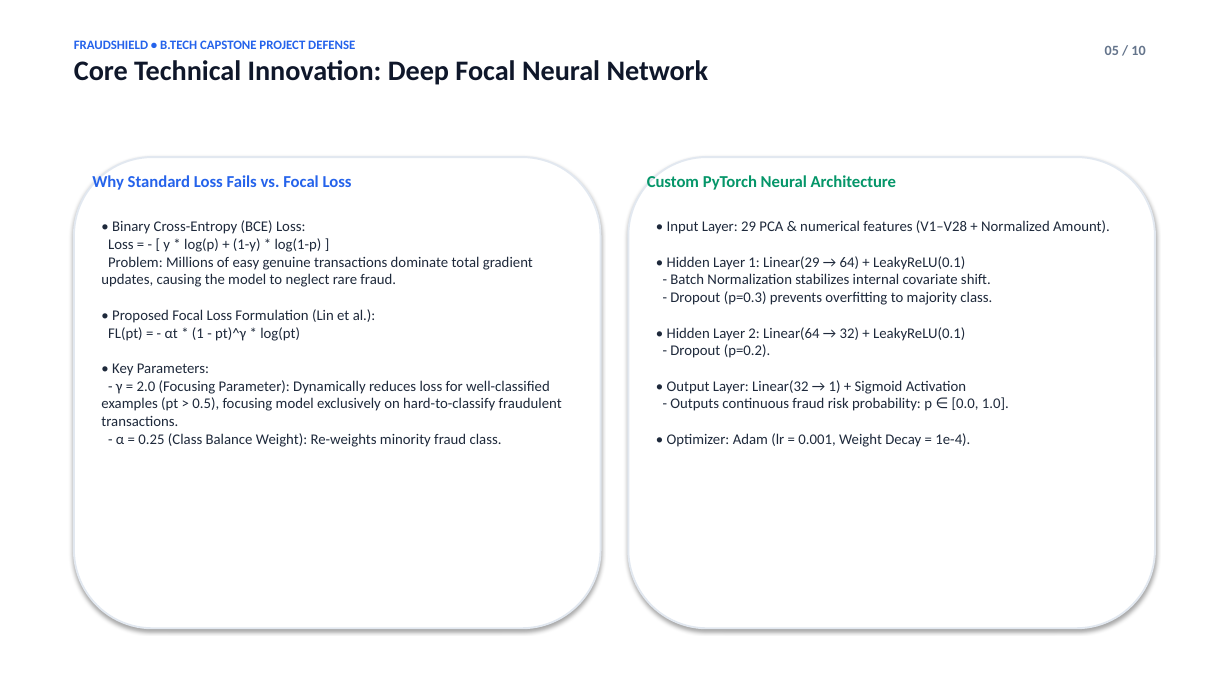
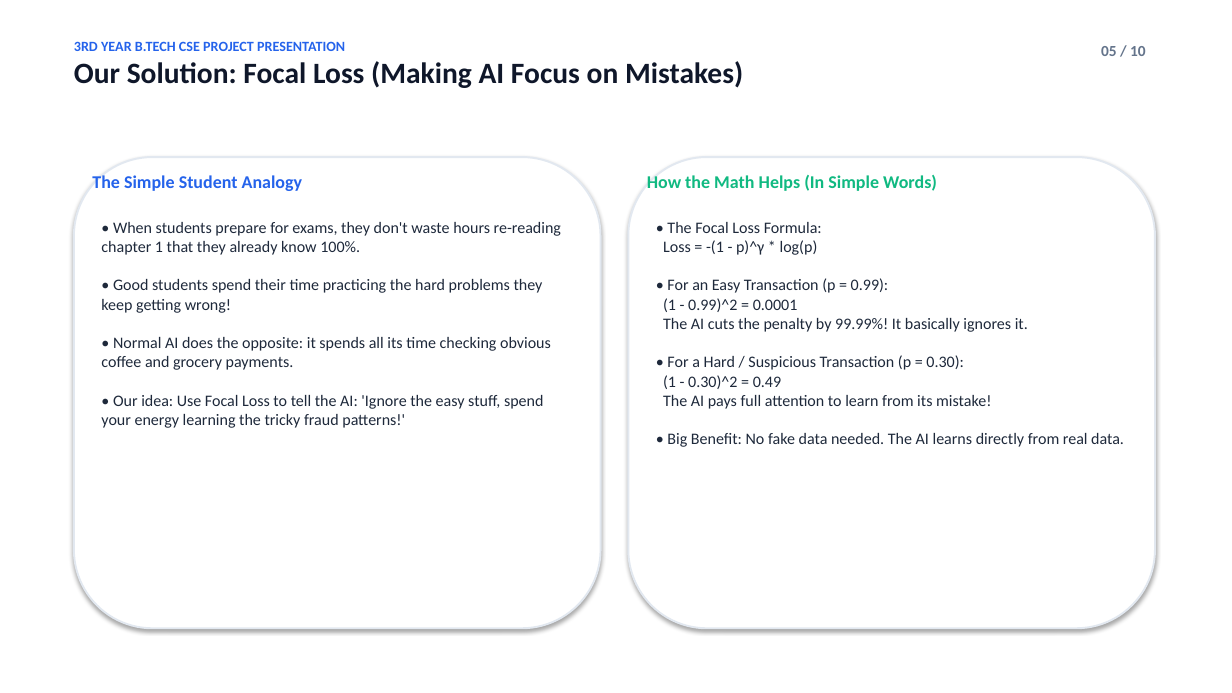
Before and after one commit to prithwirajrakshit/FraudShield, a slide deck: slide 5 of docs/FRAUDSHIELD_FINAL_EXAM_PRESENTATION.pptx. Drawn at 1232x693 pixels with LibreOffice and Linux fonts; fonts in the diff are those of the drawing. Boxes give left, top, right and bottom in pixels: in the first picture for what was removed or moved away, otherwise in the second. Text is boxed around its words. In the diff, an @@ line names an element or a change of style, - is before the commit and + after.

Commit message:
Update exam presentation to simple, clean 3rd-year college student style

```diff
--- a/docs/FRAUDSHIELD_FINAL_EXAM_PRESENTATION.pptx
+++ b/docs/FRAUDSHIELD_FINAL_EXAM_PRESENTATION.pptx
@@ text at (74, 41, 743, 88): text changed; size 22 to 23 pt @@
-FRAUDSHIELD • B.TECH CAPSTONE PROJECT DEFENSE
-Core Technical Innovation: Deep Focal Neural Network
+3RD YEAR B.TECH CSE PROJECT PRESENTATION
+Our Solution: Focal Loss (Making AI Focus on Mistakes)
@@ text "05 / 10" at (1101, 46, 1146, 56): size 11 to 12 pt @@
@@ text at (92, 175, 303, 191): text changed; size 13 to 14 pt @@
-Why Standard Loss Fails vs. Focal Loss
+The Simple Student Analogy
@@ text at (647, 175, 937, 191): text changed; size 13 to 14 pt; text colour #059669 to #10B981 @@
-Custom PyTorch Neural Architecture
+How the Math Helps (In Simple Words)
@@ text at (101, 222, 561, 428): text changed; size 11.5 to 12.5 pt @@
-• Binary Cross-Entropy (BCE) Loss:
-Loss = - [ y * log(p) + (1-y) * log(1-p) ]
-Problem: Millions of easy genuine transactions dominate total gradient updates, causing the model to neglect rare fraud.
-• Proposed Focal Loss Formulation (Lin et al.):
-FL(pt) = - αt * (1 - pt)^γ * log(pt)
-• Key Parameters:
-- γ = 2.0 (Focusing Parameter): Dynamically reduces loss for well-classified examples (pt > 0.5), focusing model exclusively on hard-to-classify fraudulent transactions.
-- α = 0.25 (Class Balance Weight): Re-weights minority fraud class.
+• When students prepare for exams, they don't waste hours re-reading chapter 1 that they already know 100%.
+• Good students spend their time practicing the hard problems they keep getting wrong!
+• Normal AI does the opposite: it spends all its time checking obvious coffee and grocery payments.
+• Our idea: Use Focal Loss to tell the AI: 'Ignore the easy stuff, spend your energy learning the tricky fraud patterns!'
@@ text at (663, 222, 1124, 447): text changed; size 11.5 to 12.5 pt @@
-• Input Layer: 29 PCA & numerical features (V1–V28 + Normalized Amount).
-• Hidden Layer 1: Linear(29 → 64) + LeakyReLU(0.1)
-- Batch Normalization stabilizes internal covariate shift.
-- Dropout (p=0.3) prevents overfitting to majority class.
-• Hidden Layer 2: Linear(64 → 32) + LeakyReLU(0.1)
-- Dropout (p=0.2).
-• Output Layer: Linear(32 → 1) + Sigmoid Activation
-- Outputs continuous fraud risk probability: p ∈ [0.0, 1.0].
-• Optimizer: Adam (lr = 0.001, Weight Decay = 1e-4).
+• The Focal Loss Formula:
+Loss = -(1 - p)^γ * log(p)
+• For an Easy Transaction (p = 0.99):
+(1 - 0.99)^2 = 0.0001
+The AI cuts the penalty by 99.99%! It basically ignores it.
+• For a Hard / Suspicious Transaction (p = 0.30):
+(1 - 0.30)^2 = 0.49
+The AI pays full attention to learn from its mistake!
+• Big Benefit: No fake data needed. The AI learns directly from real data.
```
Also in this commit, not shown: 6 other slides changed, 3 slides added, 3 slides removed, 2 other files.
